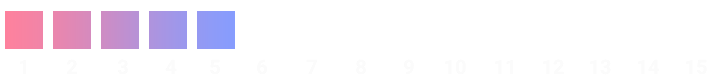
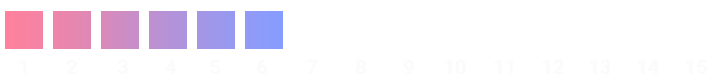
Comparing the layer stacks of the two 720×80 images. Changes:
pixels changed over [34, 11, 283, 49] (layer not identified)
